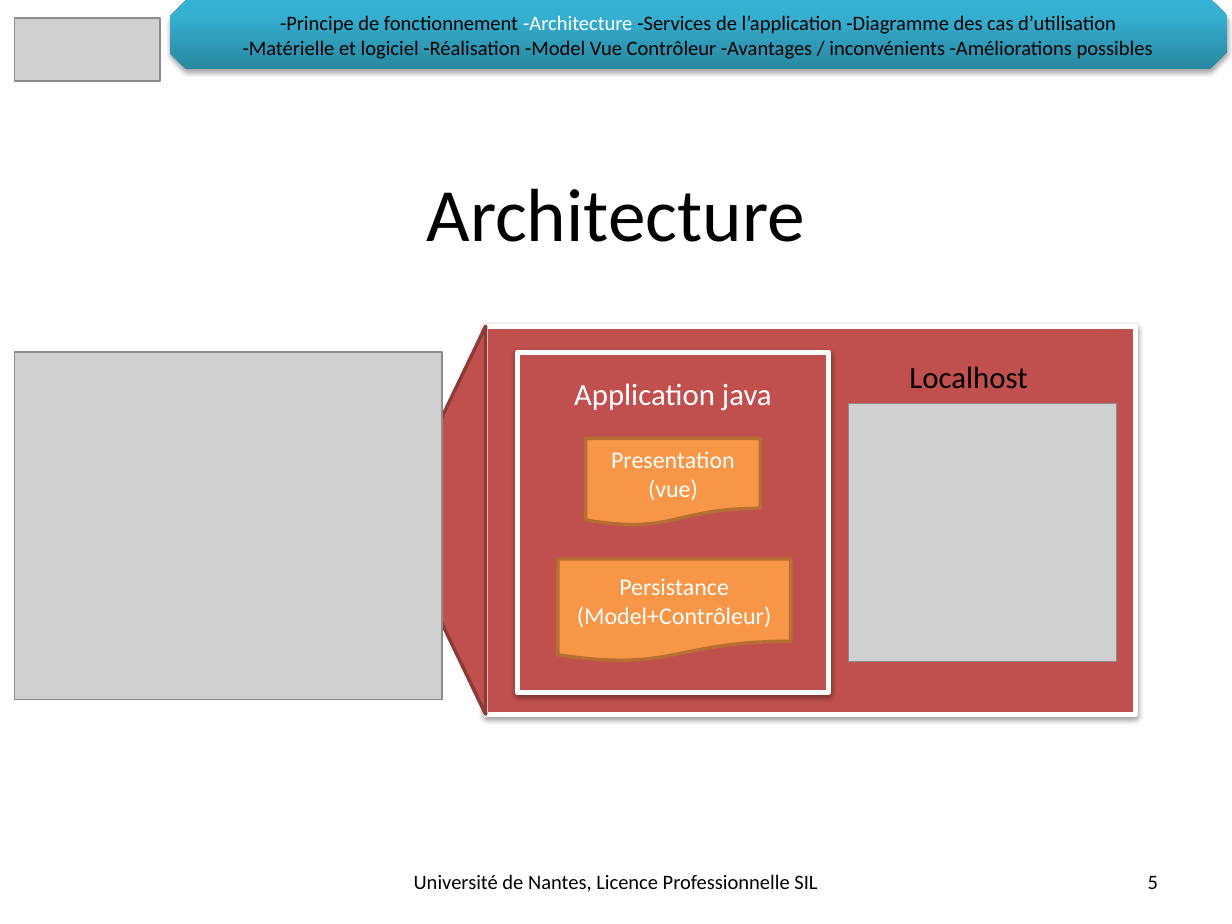
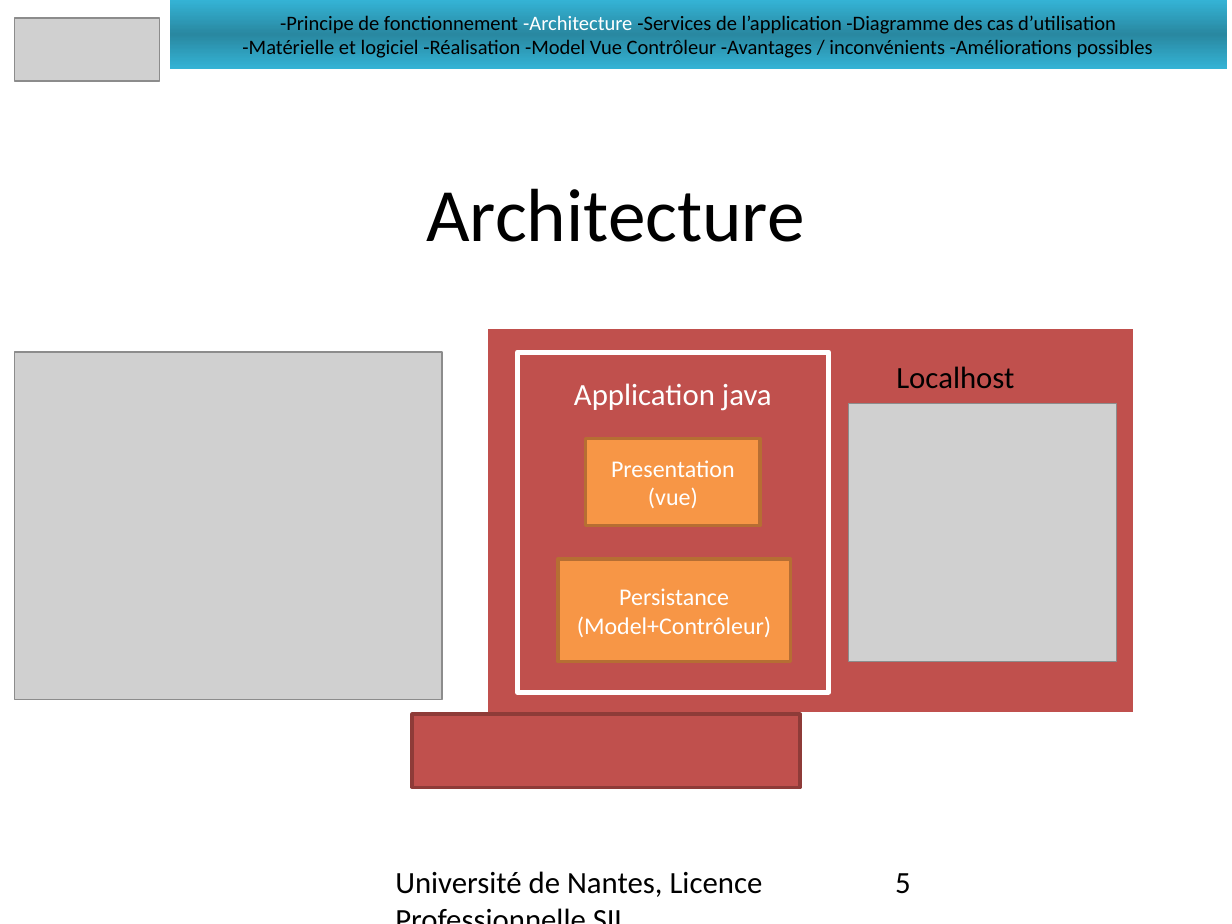
Before and after one commit to LeonardoALARCON/progr3, a slide deck: slide 5 of Documentation/DiapoProg3/PresentationProg3.pptx. Drawn at 1232x924 pixels with LibreOffice and Linux fonts; fonts in the diff are those of the drawing; grey boxes stand for pictures; background and template pictures are left out. Boxes give left, top, right and bottom in pixels: in the first picture for what was removed or moved away, otherwise in the second. Text is boxed around its words. In the diff, an @@ line names an element or a change of style, - is before the commit and + after.

```diff
--- a/Documentation/DiapoProg3/PresentationProg3.pptx
+++ b/Documentation/DiapoProg3/PresentationProg3.pptx
@@ rectangle "-Principe de fonctionnement -Architecture -Services ..." at (x1=170, y1=0, x2=1227, y2=69): snip diag rect to rectangle; fill gradient #2A88A2 to #37B1D2 to #34B4D6 to gradient #34B3D5 to #2988A1; shadow off @@
@@ trapezoid removed at (x1=412, y1=326, x2=486, y2=714) @@
@@ rectangle at (x1=485, y1=326, x2=1136, y2=715): shadow off @@
@@ rectangle "Application java" at (x1=517, y1=352, x2=828, y2=692): shadow off @@
@@ text "Localhost" moved from (x1=909, y1=366, x2=1027, y2=389) to (x1=896, y1=366, x2=1014, y2=388) @@
@@ rectangle "Presentation" at (x1=585, y1=439, x2=760, y2=526): flow chart document to rectangle; outline #B76F34 2 pt to #B66E33 2.01 pt @@
@@ rectangle "Persistance" at (x1=558, y1=559, x2=791, y2=662): flow chart document to rectangle; outline #B76F34 2 pt to #B66E33 2.01 pt @@
@@ rectangle added at (x1=413, y1=715, x2=801, y2=787), fill #C0504D, outline #8E3B38 2.01 pt @@
@@ text "Université de Nantes, Licence Professionnelle ..." at (x1=395, y1=871, x2=763, y2=897): size 12 to 18 pt; alignment centre to left; vertical alignment middle to top @@
@@ page number at (x1=895, y1=873, x2=911, y2=894): size 12 to 18 pt; alignment right to left; vertical alignment middle to top @@
```
Also in this commit, not shown: 19 other slides changed, 9 other files.
